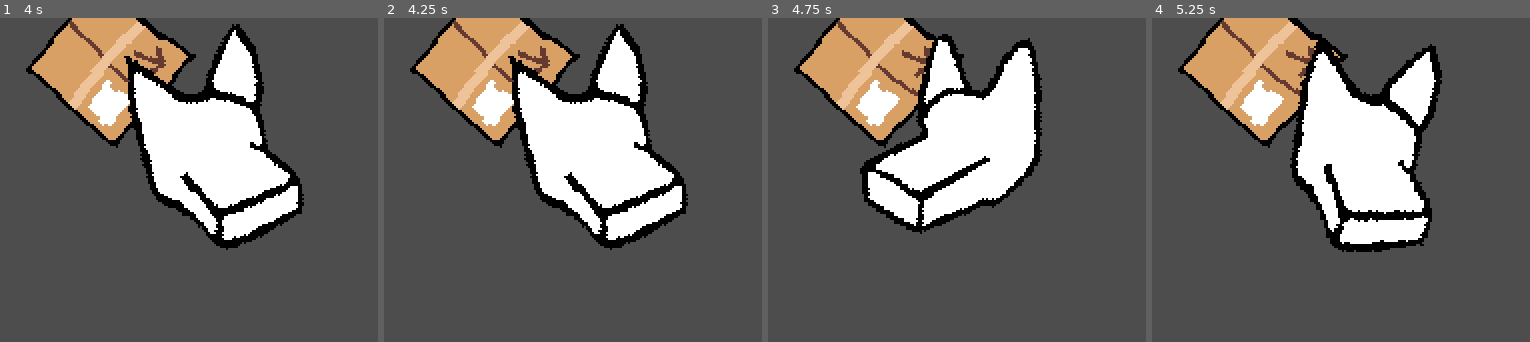
Above: before the commit, frames 1-4 (left to right).
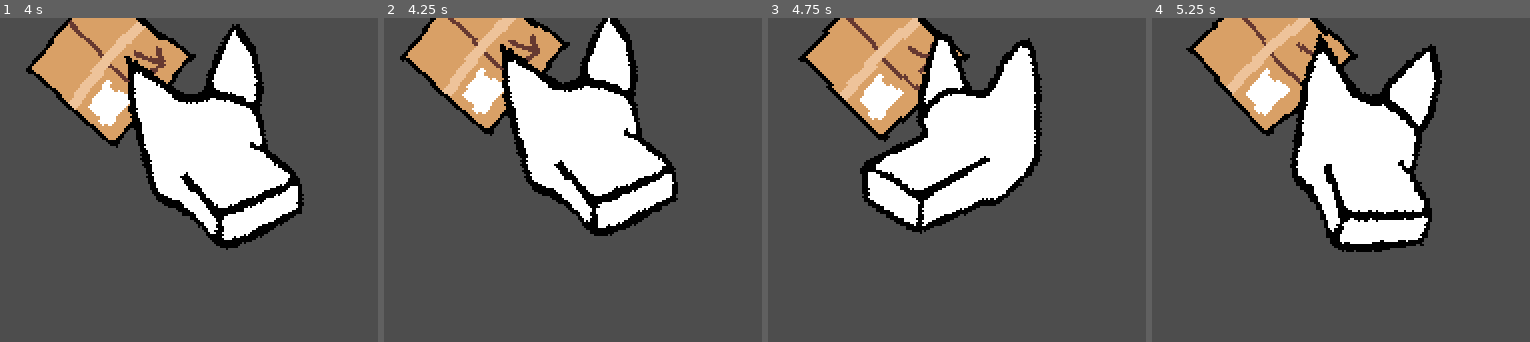
Above: after the commit, the same moments.

Repository: kennethbchen/RGHRGHRGH-Game
Game: Godot game, scene res://scenes/game.tscn
Two runs of this game, one before a commit and one after it. Both use one fixed random seed, a clock stepped at 60 frames per second and the inputs below.
Inputs (mouse positions are in pixels of both pictures, inside the frame that each line leads up to):
- Up to frame 1 (4 s): tap Enter at 0.5, 2, 3.5 s; move the mouse to (359, 309) at 0.52 s; press the mouse at (359, 309) at 0.53 s; tap Space at 1.25, 2.75 s; move the mouse to (outside the picture) at 1.27 s; release the mouse at (outside the picture) at 1.28 s; click (outside the picture) at 1.35 s; move the mouse to (279, 199) at 2.02 s; press the mouse at (279, 199) at 2.03 s; move the mouse to (outside the picture) at 2.77 s; release the mouse at (outside the picture) at 2.78 s; click (outside the picture) at 2.85 s; move the mouse to (outside the picture) at 3.52 s; press the mouse at (outside the picture) at 3.53 s
- Up to frame 2 (4.25 s): tap Left (debug_bump_test, bound only after the commit) at 4.15 s
- Up to frame 3 (4.75 s): move the mouse to (790, 244) at 4.27 s; release the mouse at (790, 244) at 4.28 s; click (790, 244) at 4.35 s
- Up to frame 4 (5.25 s): move the mouse to (1401, 341) at 5.02 s; press the mouse at (1401, 341) at 5.03 s

Frame 1 is identical in both runs. In frame 2, 15% of the frame differs, in the area x 4-81%, y 0-72%; in frame 3, 3.5%; in frame 4, 4.8%.

Commit message:
Started implementing camera shake

Diff:
--- a/project.godot
+++ b/project.godot
@@ -14,6 +14,10 @@
 run/main_scene="res://scenes/game.tscn"
 config/features=PackedStringArray("4.3")
 config/icon="res://icon.svg"
+
+[autoload]
+
+EventBus="*res://scripts/event_bus.gd"
 
 [display]
 
@@ -49,6 +53,11 @@
 "events": [Object(InputEventMouseButton,"resource_local_to_scene":false,"resource_name":"","device":-1,"window_id":0,"a …(253 unchanged characters)…
 ]
 }
+debug_bump_test={
+"deadzone": 0.5,
+"events": [Object(InputEventKey,"resource_local_to_scene":false,"resource_name":"","device":-1,"window_id":0,"alt_pressed":false,"shift_pressed":false,"ctrl_pressed":false,"meta_pressed":false,"pressed":false,"keycode":0,"physical_keycode":4194319,"key_label":0,"unicode":0,"location":0,"echo":false,"script":null)
+]
+}
 
 [layer_names]
 
--- a/scenes/game.tscn
+++ b/scenes/game.tscn
@@ -1,6 +1,7 @@
-[gd_scene load_steps=11 format=3 uid="uid://db8ab1o12ivi1"]
+[gd_scene load_steps=12 format=3 uid="uid://db8ab1o12ivi1"]
 
 [ext_resource type="Script" path="res://scripts/debug_commands.gd" id="1_jhtol"]
+[ext_resource type="Script" path="res://scripts/camera_shake_controller.gd" id="2_7nfss"]
 [ext_resource type="Script" path="res://scripts/player.gd" id="2_hwhmv"]
 [ext_resource type="Texture2D" uid="uid://bpq4isb5u6y1m" path="res://sprites/dog_atlas.tres" id="3_pl4da"]
 [ext_resource type="Script" path="res://addons/aimsystem/aim_system_2d/aim_system_2d.gd" id="4_crl8y"]
@@ -19,6 +20,12 @@
 
 [node name="DebugCommands" type="Node" parent="."]
 script = ExtResource("1_jhtol")
+
+[node name="Camera2D" type="Camera2D" parent="."]
+position = Vector2(162, 162)
+
+[node name="CameraShakeController" type="Node" parent="Camera2D"]
+script = ExtResource("2_7nfss")
 
 [node name="Player" type="Node2D" parent="."]
 position = Vector2(156, 65)
--- /dev/null
+++ b/scripts/camera_shake_controller.gd
@@ -0,0 +1,27 @@
+extends Node
+
+# Based on https://kidscancode.org/godot_recipes/3.x/2d/screen_shake/index.html
+
+@export var offset_decay: float = 10
+@export var camera_speed: float = 20
+@onready var camera = $".."
+
+var offset: Vector2
+
+func _ready() -> void:
+	EventBus.camera_shake_requested.connect(bump)
+
+func _unhandled_input(event):
+
+	if event.is_action_pressed("debug_bump_test"):
+		bump(Vector2(randf_range(-1,1), randf_range(-1,1)) * 30)
+
+func _process(delta):
+
+	if offset.length() > 0:
+		offset = lerp(offset, Vector2.ZERO, offset_decay * delta)
+
+	camera.offset = lerp(camera.offset, offset, camera_speed * delta)
+
+func bump(direction: Vector2):
+	offset += direction
--- /dev/null
+++ b/scripts/event_bus.gd
@@ -0,0 +1,3 @@
+extends Node
+
+signal camera_shake_requested(direction: Vector2)
